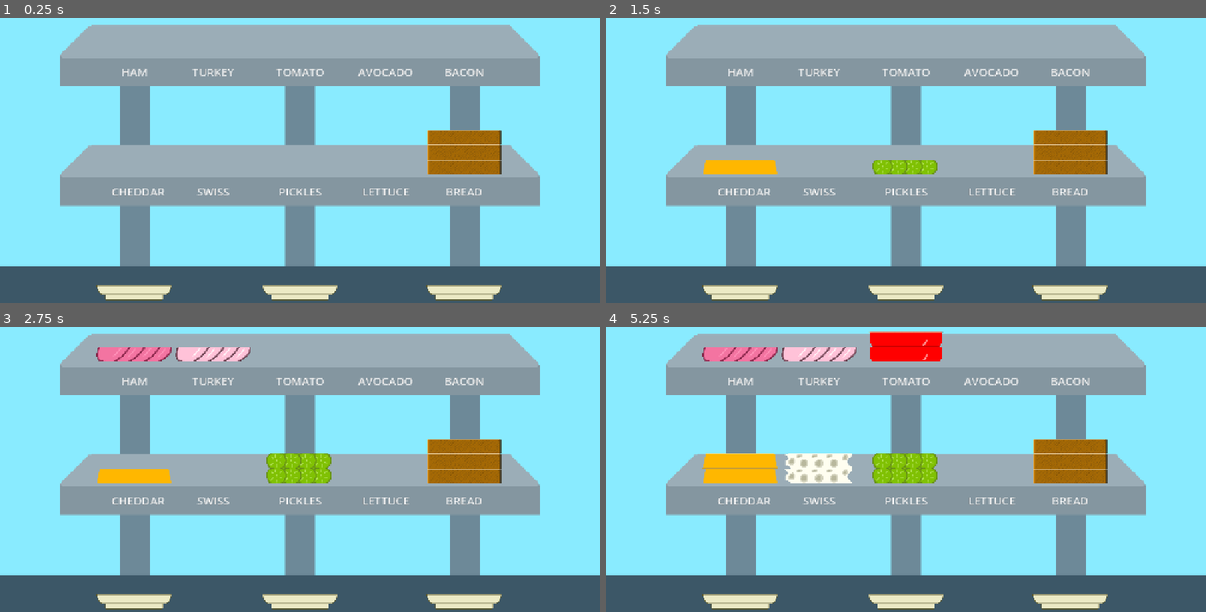
Above: before the commit, frames 1-4 (two rows, left to right).
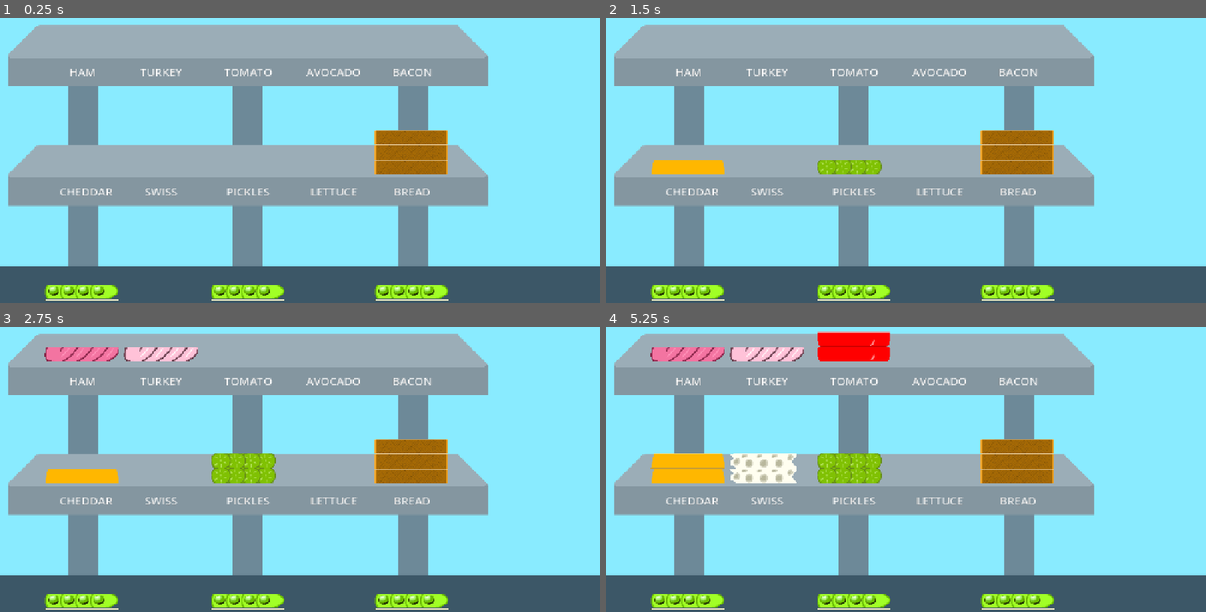
Above: after the commit, the same moments.

Repository: hachitomo/sandwich-slammer
Game: Godot game, scene res://scenes/game.tscn
Same seed, same stepped clock (60 frames per second), same inputs: the game is played once before the commit and once after it.
Inputs:
- Up to frame 1 (0.25 s): no input
- Up to frame 2 (1.5 s): tap Enter at 0.5 s
- Up to frame 3 (2.75 s): tap Space at 2 s
- Up to frame 4 (5.25 s): tap Enter at 3.5 s; tap Space at 5 s

The runs differ from the first frame. In frame 1, 27% of the frame differs, in the area x 1-90%, y 2-100%; in frame 2, 29%; in frame 3, 31%; in frame 4, 34%, in the area x 1-90%, y 1-100%.

Commit message:
tilesheet v2 - gutters, cursor, wall tiles

Diff:
--- a/fab/ingredient.tscn
+++ b/fab/ingredient.tscn
@@ -1,10 +1,11 @@
 [gd_scene format=3 uid="uid://cakoepgq5akxj"]
 
-[ext_resource type="Texture2D" uid="uid://byx0y0osouwo3" path="res://assets/img/sandwich.png" id="1_78uke"]
+[ext_resource type="Texture2D" uid="uid://doiexqtenywp8" path="res://assets/img/sandwich2.png" id="1_78uke"]
 [ext_resource type="Script" uid="uid://de8lwi3m54une" path="res://scripts/ingredient.gd" id="2_bs58s"]
 
 [node name="Ingredient" type="Sprite2D" unique_id=901877321]
 texture = ExtResource("1_78uke")
 region_enabled = true
+region_rect = Rect2(702, 201, 0, 1)
 script = ExtResource("2_bs58s")
 ingredient = null
--- a/fab/sandwich.tscn
+++ b/fab/sandwich.tscn
@@ -1,7 +1,7 @@
 [gd_scene format=3 uid="uid://cittag0rf6vsh"]
 
 [ext_resource type="Script" uid="uid://p4g7wqnip6cc" path="res://scripts/sandwich.gd" id="1_ywgxc"]
-[ext_resource type="Texture2D" uid="uid://byx0y0osouwo3" path="res://assets/img/sandwich.png" id="2_hrgfl"]
+[ext_resource type="Texture2D" uid="uid://doiexqtenywp8" path="res://assets/img/sandwich2.png" id="2_hrgfl"]
 
 [node name="Sandwich" type="Node2D" unique_id=1363293240]
 script = ExtResource("1_ywgxc")
--- /dev/null
+++ b/fab/script/selectable_items.gd
@@ -0,0 +1,11 @@
+extends Node2D
+
+
+# Called when the node enters the scene tree for the first time.
+func _ready() -> void:
+	pass # Replace with function body.
+
+
+# Called every frame. 'delta' is the elapsed time since the previous frame.
+func _process(delta: float) -> void:
+	pass
--- a/scenes/game.gd
+++ b/scenes/game.gd
@@ -2,7 +2,11 @@
 
 @export var ingredient_start_count: int = 12
 var init = true
+var selecting = false
 var count = 0
+
+var select_region = Rect2(166,41,81,88)
+var place_region = Rect2(162,0,155,32)
 
 var available_ingredients: Dictionary[Types.ingredient_type,int] = {}
 
@@ -15,6 +19,8 @@
 	if init:
 		init_items()
 		init = false
+	if selecting:
+		pass
 
 func init_items() -> void:
 	# Reset all ingredients nodes to zero and add the starting ingredients
@@ -23,34 +29,42 @@
 
 # increase one of the ingredient source stacks by one
 func plus_ingredient() -> void:
-	var new_type: Types.ingredient_type
-	new_type = Types.random_ingredient()
-	var new_type_name = Types.ingredient_name(new_type)
-	match new_type:
-		#Types.ingredient_type.BREAD:
-			#$Bread.increase()
-		Types.ingredient_type.HAM:
-			$Ham.increase()
-		Types.ingredient_type.TURKEY:
-			$Turkey.increase()
-		Types.ingredient_type.SWISS:
-			$Swiss.increase()
-		Types.ingredient_type.CHEDDAR:
-			$Cheddar.increase()
-		Types.ingredient_type.LETTUCE:
-			$Lettuce.increase()
-		Types.ingredient_type.AVOCADO:
-			$Avocado.increase()
-		Types.ingredient_type.TOMATO:
-			$Tomato.increase()
-		Types.ingredient_type.PICKLE:
-			$Pickle.increase()
-		Types.ingredient_type.BACON:
-			$Bacon.increase()
-		_:
-			push_error("NOPE NOT A RANDOM INGREDIENT")
-	count += 1
-	record_add_ingredient(new_type)
+
+	if not has_cheese():
+		add_cheese()
+	elif not has_veg():
+		add_veg()
+	elif not has_meat():
+		add_meat()
+	else:
+		var new_type: Types.ingredient_type
+		new_type = Types.random_ingredient()
+		#var new_type_name = Types.ingredient_name(new_type)
+		match new_type:
+			#Types.ingredient_type.BREAD:
+				#$Bread.increase()
+			Types.ingredient_type.HAM:
+				$Ham.increase()
+			Types.ingredient_type.TURKEY:
+				$Turkey.increase()
+			Types.ingredient_type.SWISS:
+				$Swiss.increase()
+			Types.ingredient_type.CHEDDAR:
+				$Cheddar.increase()
+			Types.ingredient_type.LETTUCE:
+				$Lettuce.increase()
+			Types.ingredient_type.AVOCADO:
+				$Avocado.increase()
+			Types.ingredient_type.TOMATO:
+				$Tomato.increase()
+			Types.ingredient_type.PICKLE:
+				$Pickle.increase()
+			Types.ingredient_type.BACON:
+				$Bacon.increase()
+			_:
+				push_error("NOPE NOT A RANDOM INGREDIENT")
+		count += 1
+		record_add_ingredient(new_type)
 
 func has_cheese() -> bool:
 	var has_swiss = available_ingredients.has(Types.ingredient_type.SWISS)
@@ -77,7 +91,7 @@
 
 func add_meat() -> void:
 	var new_type = Types.meats.pick_random()
-	var new_type_name = Types.ingredient_name(new_type)
+	#var new_type_name = Types.ingredient_name(new_type)
 	match new_type:
 		Types.ingredient_type.HAM:
 			$Ham.increase()
@@ -99,7 +113,7 @@
 
 func add_veg() -> void:
 	var new_type = Types.veggies.pick_random()
-	var new_type_name = Types.ingredient_name(new_type)
+	#var new_type_name = Types.ingredient_name(new_type)
 	match new_type:
 		Types.ingredient_type.LETTUCE:
 			$Lettuce.increase()
@@ -123,17 +137,8 @@
 
 
 func _on_init_delay_timer_timeout() -> void:
-	if not has_cheese():
-		print("Adding a cheese")
-		add_cheese()
-	elif not has_veg():
-		print("Adding a veg")
-		add_veg()
-	elif not has_meat():
-		print("Adding a meat")
-		add_meat()
+	if count < ingredient_start_count:
+		plus_ingredient()
 	else:
-		if count < ingredient_start_count:
-			plus_ingredient()
-		else:
-			$InitDelayTimer.stop()
+		$InitDelayTimer.stop()
+		selecting = true
--- a/scenes/game.tscn
+++ b/scenes/game.tscn
@@ -4,6 +4,7 @@
 [ext_resource type="Texture2D" uid="uid://cmbk15dgodl8b" path="res://assets/img/bg.png" id="2_lbhrr"]
 [ext_resource type="PackedScene" uid="uid://bvbys6va5yhll" path="res://scenes/ingredients.tscn" id="2_yqjtg"]
 [ext_resource type="PackedScene" uid="uid://cittag0rf6vsh" path="res://fab/sandwich.tscn" id="4_lbhrr"]
+[ext_resource type="Texture2D" uid="uid://byx0y0osouwo3" path="res://assets/img/sandwich.png" id="5_iywne"]
 
 [node name="Game" type="Node2D" unique_id=2055669766]
 script = ExtResource("1_uwrxv")
@@ -15,145 +16,153 @@
 [node name="Labels" type="CanvasGroup" parent="BG" unique_id=1997924116]
 
 [node name="Ham" type="Label" parent="BG/Labels" unique_id=1130992771]
-offset_left = 238.0
+offset_left = 127.0
 offset_top = 209.0
-offset_right = 336.0
+offset_right = 225.0
 offset_bottom = 243.0
 theme_override_font_sizes/font_size = 24
 text = "HAM"
 horizontal_alignment = 1
 
 [node name="Turkey" type="Label" parent="BG/Labels" unique_id=1135444281]
-offset_left = 406.0
+offset_left = 295.0
 offset_top = 209.0
-offset_right = 504.0
+offset_right = 393.0
 offset_bottom = 243.0
 theme_override_font_sizes/font_size = 24
 text = "TURKEY"
 horizontal_alignment = 1
 
 [node name="Tomato" type="Label" parent="BG/Labels" unique_id=2086899805]
-offset_left = 589.0
+offset_left = 478.0
 offset_top = 209.0
-offset_right = 692.0
+offset_right = 581.0
 offset_bottom = 243.0
 theme_override_font_sizes/font_size = 24
 text = "TOMATO"
 horizontal_alignment = 1
 
 [node name="Avocado" type="Label" parent="BG/Labels" unique_id=1989521993]
-offset_left = 755.0
+offset_left = 644.0
 offset_top = 209.0
-offset_right = 891.0
+offset_right = 780.0
 offset_bottom = 243.0
 theme_override_font_sizes/font_size = 24
 text = "AVOCADO"
 horizontal_alignment = 1
 
 [node name="Bacon" type="Label" parent="BG/Labels" unique_id=728567480]
-offset_left = 939.0
+offset_left = 828.0
 offset_top = 209.0
-offset_right = 1042.0
+offset_right = 931.0
 offset_bottom = 243.0
 theme_override_font_sizes/font_size = 24
 text = "BACON"
 horizontal_alignment = 1
 
 [node name="Cheddar" type="Label" parent="BG/Labels" unique_id=616849038]
-offset_left = 238.0
+offset_left = 127.0
 offset_top = 465.0
-offset_right = 336.0
+offset_right = 240.0
 offset_bottom = 499.0
 theme_override_font_sizes/font_size = 24
 text = "CHEDDAR"
 horizontal_alignment = 1
 
 [node name="Swiss" type="Label" parent="BG/Labels" unique_id=1903683589]
-offset_left = 406.0
+offset_left = 295.0
 offset_top = 465.0
-offset_right = 504.0
+offset_right = 393.0
 offset_bottom = 499.0
 theme_override_font_sizes/font_size = 24
 text = "SWISS"
 horizontal_alignment = 1
 
 [node name="Pickle" type="Label" parent="BG/Labels" unique_id=761553611]
-offset_left = 589.0
+offset_left = 478.0
 offset_top = 465.0
-offset_right = 692.0
+offset_right = 581.0
 offset_bottom = 499.0
 theme_override_font_sizes/font_size = 24
 text = "PICKLES"
 horizontal_alignment = 1
 
 [node name="Lettuce" type="Label" parent="BG/Labels" unique_id=259175406]
-offset_left = 755.0
+offset_left = 644.0
 offset_top = 465.0
-offset_right = 891.0
+offset_right = 780.0
 offset_bottom = 499.0
 theme_override_font_sizes/font_size = 24
 text = "LETTUCE"
 horizontal_alignment = 1
 
 [node name="Bread" type="Label" parent="BG/Labels" unique_id=1765175442]
-offset_left = 939.0
+offset_left = 828.0
 offset_top = 465.0
-offset_right = 1042.0
+offset_right = 931.0
 offset_bottom = 499.0
 theme_override_font_sizes/font_size = 24
 text = "BREAD"
 horizontal_alignment = 1
 
 [node name="Bread" parent="." unique_id=1888953636 instance=ExtResource("2_yqjtg")]
-position = Vector2(990, 429)
+position = Vector2(878, 429)
 count = 3
 
 [node name="Ham" parent="." unique_id=2057571717 instance=ExtResource("2_yqjtg")]
-position = Vector2(286, 169)
+position = Vector2(174, 169)
 ingredient = 1
 
 [node name="Turkey" parent="." unique_id=579534346 instance=ExtResource("2_yqjtg")]
-position = Vector2(455, 169)
+position = Vector2(343, 169)
 ingredient = 2
 
 [node name="Swiss" parent="." unique_id=541005828 instance=ExtResource("2_yqjtg")]
-position = Vector2(455, 429)
+position = Vector2(343, 429)
 ingredient = 3
 
 [node name="Cheddar" parent="." unique_id=1827041766 instance=ExtResource("2_yqjtg")]
-position = Vector2(286, 429)
+position = Vector2(174, 429)
 ingredient = 4
 
 [node name="Lettuce" parent="." unique_id=2100079749 instance=ExtResource("2_yqjtg")]
-position = Vector2(822, 429)
+position = Vector2(710, 429)
 ingredient = 5
 
 [node name="Avocado" parent="." unique_id=433016810 instance=ExtResource("2_yqjtg")]
-position = Vector2(822, 169)
+position = Vector2(710, 169)
 ingredient = 6
 
 [node name="Tomato" parent="." unique_id=1926637890 instance=ExtResource("2_yqjtg")]
-position = Vector2(640, 169)
+position = Vector2(528, 169)
 ingredient = 7
 
 [node name="Pickle" parent="." unique_id=995639045 instance=ExtResource("2_yqjtg")]
-position = Vector2(640, 429)
+position = Vector2(528, 429)
 ingredient = 8
 
 [node name="Bacon" parent="." unique_id=867990538 instance=ExtResource("2_yqjtg")]
-position = Vector2(990, 169)
+position = Vector2(878, 169)
 ingredient = 9
 
 [node name="Sandwich" parent="." unique_id=1363293240 instance=ExtResource("4_lbhrr")]
-position = Vector2(286, 698)
+position = Vector2(174, 698)
 
 [node name="Sandwich2" parent="." unique_id=1012697537 instance=ExtResource("4_lbhrr")]
-position = Vector2(640, 698)
+position = Vector2(528, 698)
 
 [node name="Sandwich3" parent="." unique_id=1596924699 instance=ExtResource("4_lbhrr")]
-position = Vector2(990, 698)
+position = Vector2(878, 698)
 
 [node name="InitDelayTimer" type="Timer" parent="." unique_id=658647169]
 wait_time = 0.5
 
+[node name="Cursor" type="Sprite2D" parent="." unique_id=1406696502]
+visible = false
+position = Vector2(174, 321)
+scale = Vector2(1.5, 1.5)
+texture = ExtResource("5_iywne")
+region_enabled = true
+region_rect = Rect2(162, 0, 155, 32)
+
 [connection signal="timeout" from="InitDelayTimer" to="." method="_on_init_delay_timer_timeout"]
--- a/scripts/ingredient.gd
+++ b/scripts/ingredient.gd
@@ -4,34 +4,16 @@
 
 @export var ingredient: Types.ingredient_type
 
-# enum ingredient_type {BREAD,HAM,TURKEY,SWISS,CHEDDAR,LETTUCE,AVOCADO,TOMATO,PICKLE,BACON}
-var layer_pos: Dictionary = {
-	"BREAD": 96,
-	"HAM": 192,
-	"TURKEY": 224,
-	"SWISS": 288,
-	"CHEDDAR": 160,
-	"LETTUCE": 0,
-	"AVOCADO": 416,
-	"TOMATO": 128,
-	"PICKLE": 256,
-	"BACON": 320,
-	"WTF": 352,
-}
-var layer_width = 160
-var layer_height = 32
-
 func _init(igdt: Types.ingredient_type) -> void:
-	texture = load("res://assets/img/sandwich.png")
+	texture = load("res://assets/img/sandwich2.png")
 	self.ingredient = igdt
 	print("Creating new ingredient: ",igdt)
 
 # Called when the node enters the scene tree for the first time.
 func _ready() -> void:
 	var ingredient_name = type_to_string(ingredient)
-	var source_y = layer_pos.get(ingredient_name)
 	region_enabled = true
-	region_rect = Rect2(0,source_y,layer_width,layer_height)
+	region_rect = Types.get_ingredient_crop(ingredient)
 	print("Adding new ",ingredient_name, region_rect)
 
 
--- a/scripts/types.gd
+++ b/scripts/types.gd
@@ -6,6 +6,22 @@
 static var cheeses: Array[ingredient_type] = [ingredient_type.SWISS,ingredient_type.CHEDDAR]
 static var veggies: Array[ingredient_type] = [ingredient_type.LETTUCE,ingredient_type.AVOCADO,ingredient_type.TOMATO,ingredient_type.PICKLE]
 static var meats: Array[ingredient_type] = [ingredient_type.HAM,ingredient_type.TURKEY,ingredient_type.BACON]
+
+static var cursor_palm_crop = Rect2(36,3,148,31)
+static var cursor_reach_crop = Rect2(171,66,74,95)
+
+static var ingredient_crops: Dictionary[ingredient_type,Rect2] = {
+	ingredient_type.BREAD: Rect2(2,131,157,32),
+	ingredient_type.HAM: Rect2(2,272,157,32),
+	ingredient_type.TURKEY: Rect2(2,307,157,32),
+	ingredient_type.SWISS: Rect2(2,376,157,32),
+	ingredient_type.CHEDDAR: Rect2(2,237,157,32),
+	ingredient_type.LETTUCE: Rect2(2,96,157,32),
+	ingredient_type.AVOCADO: Rect2(2,444,157,32),
+	ingredient_type.TOMATO: Rect2(2,201,157,32),
+	ingredient_type.PICKLE: Rect2(2,342,157,32),
+	ingredient_type.BACON: Rect2(2,410,157,32),
+}
 
 static func random_ingredient() -> ingredient_type:
 	var igdt: ingredient_type = ingredient_type.BREAD
@@ -41,3 +57,6 @@
 
 static func random_sauce() -> sauce:
 	return sauce.values().pick_random()
+
+static func get_ingredient_crop(type: Types.ingredient_type) -> Rect2:
+	return ingredient_crops.get(type)
Binary file changed: assets/img/bg.png
Binary file changed: assets/img/sandwich.png
Binary file added: assets/img/sandwich2.png
Not shown, added: fab/script/selectable_items.gd.uid
